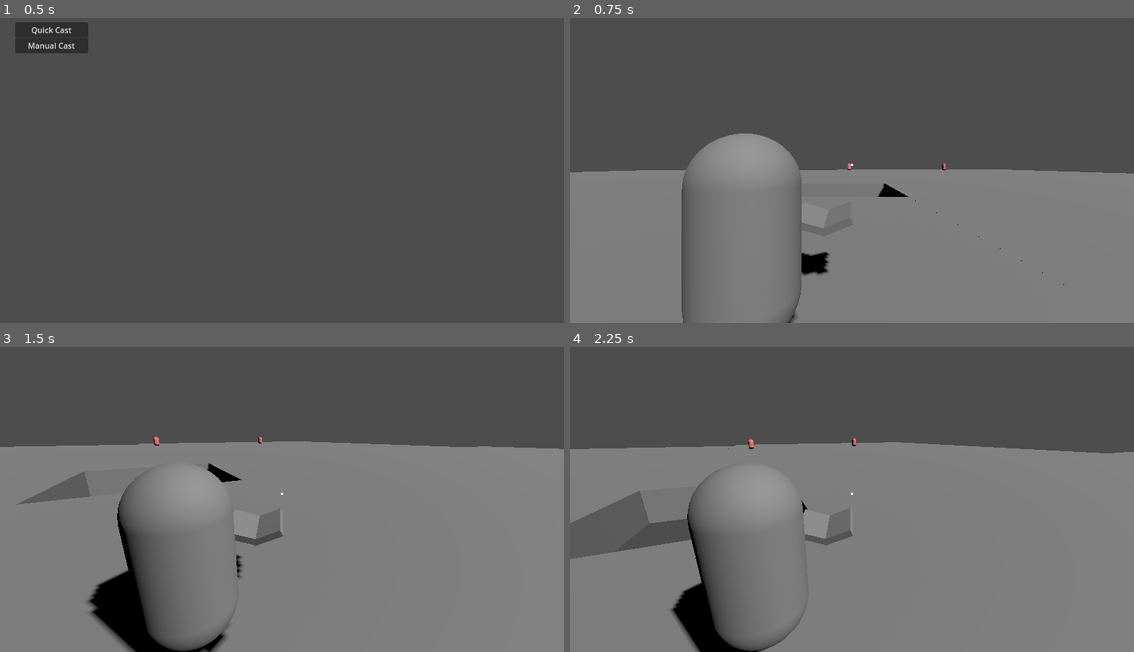
Above: before the commit, frames 1-4 (two rows, left to right).
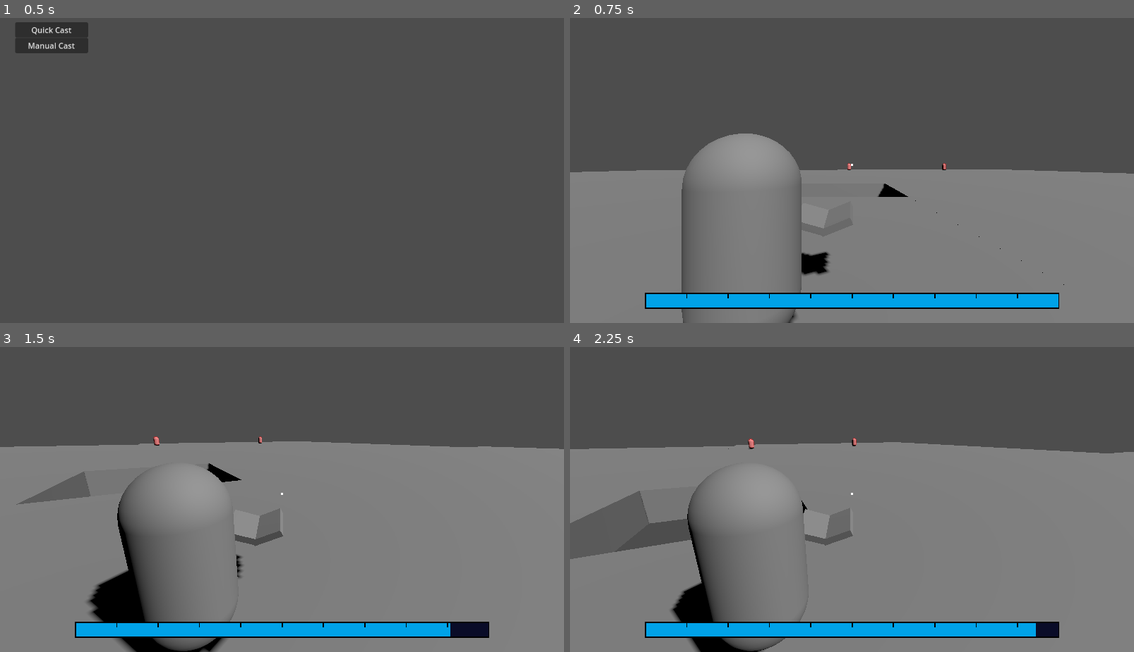
Above: after the commit, the same moments.

Repository: Tuocs/Project-Magic
Game: Godot game, scene res://main_menu.tscn
The game is run twice, just before and just after one commit, with the same random seed, the same clock (stepped at 60 frames per second) and the same inputs.
Inputs (mouse positions are in pixels of both pictures, inside the frame that each line leads up to):
- Up to frame 1 (0.5 s): no input
- Up to frame 2 (0.75 s): click "Quick Cast" at 0.5 s
- Up to frame 3 (1.5 s): tap Enter at 1.25 s; move the mouse to (310, 493) at 1.27 s; hold W (move_forward) from 1.28 s (still down); click (310, 493) at 1.35 s
- Up to frame 4 (2.25 s): keep holding W (move_forward); tap Space (jump) at 1.52 s; move the mouse to (823, 496) at 2.02 s; tap Alt (edit_magic) at 2.1 s

Frame 1 is identical in both runs. In frame 2, 3.9% of the frame differs, in the area x 13-87%, y 90-96%; in frame 3, 3.8%; in frame 4, 3.9%.

Commit message:
mana system

Diff:
--- /dev/null
+++ b/Assets/hp overlay.tres
@@ -0,0 +1,7 @@
+[gd_resource type="AtlasTexture" load_steps=2 format=3 uid="uid://i1fyt51ukosk"]
+
+[ext_resource type="Texture2D" uid="uid://d4elfgdfga3pp" path="res://Assets/hp bars.png" id="1_xqc6r"]
+
+[resource]
+atlas = ExtResource("1_xqc6r")
+region = Rect2(0, 0, 361, 14)
--- /dev/null
+++ b/Assets/mana bg.tres
@@ -0,0 +1,7 @@
+[gd_resource type="AtlasTexture" load_steps=2 format=3 uid="uid://e2x041y5gms7"]
+
+[ext_resource type="Texture2D" uid="uid://d4elfgdfga3pp" path="res://Assets/hp bars.png" id="1_ddpek"]
+
+[resource]
+atlas = ExtResource("1_ddpek")
+region = Rect2(0, 51, 361, 14)
--- /dev/null
+++ b/Assets/mana fill.tres
@@ -0,0 +1,7 @@
+[gd_resource type="AtlasTexture" load_steps=2 format=3 uid="uid://cy8ilhn55tirx"]
+
+[ext_resource type="Texture2D" uid="uid://d4elfgdfga3pp" path="res://Assets/hp bars.png" id="1_6p1vi"]
+
+[resource]
+atlas = ExtResource("1_6p1vi")
+region = Rect2(0, 17, 361, 14)
--- a/Prefabs/manual_cast_player.tscn
+++ b/Prefabs/manual_cast_player.tscn
@@ -24,6 +24,7 @@
 script = ExtResource("1_w1kf8")
 shoot_spot = NodePath("SpringArm3D")
 book_displays = [NodePath("Node3D/Node3D/MeshInstance3D"), NodePath("Node3D/Node3D/MeshInstance3D4"), NodePath("Node3D/Node3D/MeshInstance3D3"), NodePath("Node3D/Node3D/MeshInstance3D2")]
+mana_regen = 0.5
 
 [node name="Cast UI" parent="." instance=ExtResource("2_w1kf8")]
 
--- a/Prefabs/manual_cast_ui.tscn
+++ b/Prefabs/manual_cast_ui.tscn
@@ -1,10 +1,13 @@
-[gd_scene load_steps=4 format=3 uid="uid://cgg8xh2ho75yh"]
+[gd_scene load_steps=7 format=3 uid="uid://cgg8xh2ho75yh"]
 
 [ext_resource type="Script" uid="uid://d0q8md86qvg1e" path="res://Scripts/cast_ui.gd" id="1_i1068"]
 [ext_resource type="Script" uid="uid://b1op4eiawmw4b" path="res://Scripts/crystal.gd" id="2_iglr6"]
 [ext_resource type="Texture2D" uid="uid://dx21sxgwjrmxn" path="res://Assets/tile_0042.png" id="3_llpem"]
-
-[node name="Cast UI" type="Control" node_paths=PackedStringArray("edit_overlay", "crystals")]
+[ext_resource type="Texture2D" uid="uid://i1fyt51ukosk" path="res://Assets/hp overlay.tres" id="4_iglr6"]
+[ext_resource type="Texture2D" uid="uid://e2x041y5gms7" path="res://Assets/mana bg.tres" id="4_usivk"]
+[ext_resource type="Texture2D" uid="uid://cy8ilhn55tirx" path="res://Assets/mana fill.tres" id="6_6b4wp"]
+
+[node name="Cast UI" type="Control" node_paths=PackedStringArray("edit_overlay", "crystals", "mana_bar")]
 layout_mode = 3
 anchors_preset = 15
 anchor_right = 1.0
@@ -15,6 +18,7 @@
 script = ExtResource("1_i1068")
 edit_overlay = NodePath("Edit Overlay")
 crystals = [NodePath("Edit Overlay/Crystal")]
+mana_bar = NodePath("Control/TextureProgressBar")
 
 [node name="ColorRect" type="ColorRect" parent="."]
 layout_mode = 1
@@ -377,49 +381,33 @@
 texture = ExtResource("3_llpem")
 
 [node name="Control" type="Control" parent="."]
-visible = false
-layout_mode = 1
-anchors_preset = 3
-anchor_left = 1.0
+layout_mode = 1
+anchors_preset = 12
 anchor_top = 1.0
 anchor_right = 1.0
 anchor_bottom = 1.0
-offset_left = -40.0
-offset_top = -40.0
-grow_horizontal = 0
+offset_top = -62.0
+grow_horizontal = 2
 grow_vertical = 0
 
-[node name="Button" type="Button" parent="Control"]
-layout_mode = 0
-offset_left = -77.0
-offset_top = -119.0
-offset_right = -39.0
-offset_bottom = -85.0
-mouse_filter = 2
-
-[node name="Button2" type="Button" parent="Control"]
-layout_mode = 0
-offset_left = -77.0
-offset_top = -30.0
-offset_right = -39.0
-offset_bottom = 4.0
-mouse_filter = 2
-
-[node name="Button3" type="Button" parent="Control"]
-layout_mode = 0
-offset_left = -28.0
-offset_top = -77.0
-offset_right = 10.0
-offset_bottom = -43.0
-mouse_filter = 2
-
-[node name="Button4" type="Button" parent="Control"]
-layout_mode = 0
-offset_left = -123.0
-offset_top = -76.0
-offset_right = -85.0
-offset_bottom = -42.0
-mouse_filter = 2
+[node name="TextureProgressBar" type="TextureProgressBar" parent="Control"]
+texture_filter = 1
+layout_mode = 1
+anchors_preset = 5
+anchor_left = 0.5
+anchor_right = 0.5
+offset_left = -180.5
+offset_right = 180.5
+offset_bottom = 14.0
+grow_horizontal = 2
+scale = Vector2(2.345, 2.345)
+pivot_offset = Vector2(180.5, 0)
+max_value = 10.0
+step = 0.01
+value = 5.0
+texture_under = ExtResource("4_usivk")
+texture_over = ExtResource("4_iglr6")
+texture_progress = ExtResource("6_6b4wp")
 
 [connection signal="gui_input" from="." to="." method="_on_gui_input"]
 [connection signal="crystal_charge_signal" from="Edit Overlay/Crystal" to="." method="_spell_crystal_charge"]
--- a/Prefabs/quick_cast_player.tscn
+++ b/Prefabs/quick_cast_player.tscn
@@ -24,6 +24,7 @@
 script = ExtResource("1_4flbx")
 shoot_spot = NodePath("SpringArm3D")
 book_displays = [NodePath("Node3D/Node3D/MeshInstance3D"), NodePath("Node3D/Node3D/MeshInstance3D4"), NodePath("Node3D/Node3D/MeshInstance3D3"), NodePath("Node3D/Node3D/MeshInstance3D2")]
+mana_regen = 0.5
 
 [node name="Cast UI" parent="." instance=ExtResource("2_knrd4")]
 
--- a/Prefabs/quick_cast_ui.tscn
+++ b/Prefabs/quick_cast_ui.tscn
@@ -1,10 +1,13 @@
-[gd_scene load_steps=4 format=3 uid="uid://bslgr05wdgk30"]
+[gd_scene load_steps=7 format=3 uid="uid://bslgr05wdgk30"]
 
 [ext_resource type="Script" uid="uid://d0q8md86qvg1e" path="res://Scripts/cast_ui.gd" id="1_htkfr"]
 [ext_resource type="Script" uid="uid://b1op4eiawmw4b" path="res://Scripts/crystal.gd" id="2_t66uw"]
 [ext_resource type="Texture2D" uid="uid://dx21sxgwjrmxn" path="res://Assets/tile_0042.png" id="3_em2wf"]
-
-[node name="Cast UI" type="Control" node_paths=PackedStringArray("edit_overlay", "crystals", "auto_crystal")]
+[ext_resource type="Texture2D" uid="uid://e2x041y5gms7" path="res://Assets/mana bg.tres" id="4_twfh2"]
+[ext_resource type="Texture2D" uid="uid://i1fyt51ukosk" path="res://Assets/hp overlay.tres" id="5_kplnf"]
+[ext_resource type="Texture2D" uid="uid://cy8ilhn55tirx" path="res://Assets/mana fill.tres" id="6_j5sf4"]
+
+[node name="Cast UI" type="Control" node_paths=PackedStringArray("edit_overlay", "crystals", "auto_crystal", "mana_bar")]
 layout_mode = 3
 anchors_preset = 15
 anchor_right = 1.0
@@ -16,6 +19,7 @@
 edit_overlay = NodePath("Edit Overlay")
 crystals = [NodePath("Edit Overlay/Crystal")]
 auto_crystal = NodePath("Edit Overlay/Crystal")
+mana_bar = NodePath("Control/TextureProgressBar")
 
 [node name="ColorRect" type="ColorRect" parent="."]
 layout_mode = 1
@@ -185,49 +189,33 @@
 texture = ExtResource("3_em2wf")
 
 [node name="Control" type="Control" parent="."]
-visible = false
-layout_mode = 1
-anchors_preset = 3
-anchor_left = 1.0
+layout_mode = 1
+anchors_preset = 12
 anchor_top = 1.0
 anchor_right = 1.0
 anchor_bottom = 1.0
-offset_left = -40.0
-offset_top = -40.0
-grow_horizontal = 0
+offset_top = -62.0
+grow_horizontal = 2
 grow_vertical = 0
 
-[node name="Button" type="Button" parent="Control"]
-layout_mode = 0
-offset_left = -77.0
-offset_top = -119.0
-offset_right = -39.0
-offset_bottom = -85.0
-mouse_filter = 2
-
-[node name="Button2" type="Button" parent="Control"]
-layout_mode = 0
-offset_left = -77.0
-offset_top = -30.0
-offset_right = -39.0
-offset_bottom = 4.0
-mouse_filter = 2
-
-[node name="Button3" type="Button" parent="Control"]
-layout_mode = 0
-offset_left = -28.0
-offset_top = -77.0
-offset_right = 10.0
-offset_bottom = -43.0
-mouse_filter = 2
-
-[node name="Button4" type="Button" parent="Control"]
-layout_mode = 0
-offset_left = -123.0
-offset_top = -76.0
-offset_right = -85.0
-offset_bottom = -42.0
-mouse_filter = 2
+[node name="TextureProgressBar" type="TextureProgressBar" parent="Control"]
+texture_filter = 1
+layout_mode = 1
+anchors_preset = 5
+anchor_left = 0.5
+anchor_right = 0.5
+offset_left = -180.5
+offset_right = 180.5
+offset_bottom = 14.0
+grow_horizontal = 2
+scale = Vector2(2.345, 2.345)
+pivot_offset = Vector2(180.5, 0)
+max_value = 10.0
+step = 0.01
+value = 5.0
+texture_under = ExtResource("4_twfh2")
+texture_over = ExtResource("5_kplnf")
+texture_progress = ExtResource("6_j5sf4")
 
 [connection signal="gui_input" from="." to="." method="_on_gui_input"]
 [connection signal="crystal_charge_signal" from="Edit Overlay/Crystal" to="." method="_imbuement_crystal_charge"]
--- a/Scripts/cast_ui.gd
+++ b/Scripts/cast_ui.gd
@@ -7,6 +7,7 @@
 var stored_imbue_type: int = -1
 var stored_spell_type: int = -1
 @export var auto_crystal: Control
+@export var mana_bar: TextureProgressBar
 
 # Called when the node enters the scene tree for the first time.
 func _ready() -> void:
@@ -40,7 +41,10 @@
 	stored_spell_type = type
 
 func _finilize_spell():
+	player.spell_cost = 0
 	if stored_spell_type != -1:
+		player.spell_cost += 1
 		player.prepare_spell(stored_spell_type)
 	if stored_imbue_type != -1:
+		player.spell_cost += 1
 		player.imbue(stored_imbue_type)
--- a/Scripts/manual_cast_player.gd
+++ b/Scripts/manual_cast_player.gd
@@ -13,12 +13,15 @@
 @export var book_displays: Array[Node3D]
 var imbuements: Array[element_type] = [element_type.NONE, element_type.RED, element_type.RED, element_type.RED, element_type.RED]
 var ray_length: float = 1000.0 # Maximum distance of the raycast
+var spell_cost: int = 1
 
 func _ready():
 	super()
 	main_ui = $"Cast UI"
 
 func _process(delta: float) -> void:
+	super(delta)
+	main_ui.mana_bar.value = current_mana
 	#show and hide edit spell UI
 	if Input.is_action_just_pressed("edit_magic"):
 		main_ui.activate()
@@ -28,6 +31,9 @@
 	#actually cast the magic
 	if Input.is_action_just_pressed("magic_cast") && !main_ui.is_active:
 		if current_magic == MagicMode.PROJECTILE: #-----------------------------PROJECTILE
+			if current_mana < spell_cost:
+				return;
+			current_mana -= spell_cost
 			var spwn = projectile_scene.instantiate()
 			add_sibling(spwn)
 			var color = element_colors[imbuements[current_magic]]
@@ -48,6 +54,9 @@
 			var result: Dictionary = space_state.intersect_ray(query)
 
 			if result.has("position"):
+				if current_mana < spell_cost:
+					return;
+				current_mana -= spell_cost
 				var hit_position: Vector3 = result["position"]
 				print("Raycast hit at position: ", hit_position)
 
@@ -74,6 +83,9 @@
 			var result: Dictionary = space_state.intersect_ray(query)
 
 			if result.has("position"):
+				if current_mana < spell_cost:
+					return;
+				current_mana -= spell_cost
 				var hit_position: Vector3 = result["position"]
 				print("Raycast hit at position: ", hit_position)
 
@@ -88,6 +100,9 @@
 			else:
 				print("Raycast did not hit anything.")
 		if current_magic == MagicMode.BLAST:#------------------------------------BLAST
+			if current_mana < spell_cost:
+				return;
+			current_mana -= spell_cost
 			var spwn = blast_scene.instantiate()
 			add_sibling(spwn)
 			var color = element_colors[imbuements[current_magic]]
--- a/Scripts/quick_cast_player.gd
+++ b/Scripts/quick_cast_player.gd
@@ -13,12 +13,15 @@
 @export var book_displays: Array[Node3D]
 var imbuements: Array[element_type] = [element_type.RED, element_type.RED, element_type.RED, element_type.RED]
 var ray_length: float = 1000.0 # Maximum distance of the raycast
+var spell_cost: int = 1
 
 func _ready():
 	super()
 	main_ui = $"Cast UI"
 
 func _process(delta: float) -> void:
+	super(delta)
+	main_ui.mana_bar.value = current_mana
 	#show and hide edit spell UI
 	if Input.is_action_just_pressed("edit_magic"):
 		main_ui.activate()
@@ -46,6 +49,9 @@
 	#actually cast the magic
 	if Input.is_action_just_pressed("magic_cast") && !main_ui.is_active:
 		if current_magic == MagicMode.PROJECTILE: #-----------------------------PROJECTILE
+			if current_mana < spell_cost:
+				return;
+			current_mana -= spell_cost
 			var spwn = projectile_scene.instantiate()
 			add_sibling(spwn)
 			var color = element_colors[imbuements[current_magic]]
@@ -64,6 +70,9 @@
 			var result: Dictionary = space_state.intersect_ray(query)
 
 			if result.has("position"):
+				if current_mana < spell_cost:
+					return;
+				current_mana -= spell_cost
 				var hit_position: Vector3 = result["position"]
 				print("Raycast hit at position: ", hit_position)
 
@@ -88,6 +97,9 @@
 			var result: Dictionary = space_state.intersect_ray(query)
 
 			if result.has("position"):
+				if current_mana < spell_cost:
+					return;
+				current_mana -= spell_cost
 				var hit_position: Vector3 = result["position"]
 				print("Raycast hit at position: ", hit_position)
 
@@ -100,6 +112,9 @@
 			else:
 				print("Raycast did not hit anything.")
 		if current_magic == MagicMode.BLAST:#------------------------------------BLAST
+			if current_mana < spell_cost:
+				return;
+			current_mana -= spell_cost
 			var spwn = blast_scene.instantiate()
 			add_sibling(spwn)
 			var color = element_colors[imbuements[current_magic]]
--- a/Scripts/unit.gd
+++ b/Scripts/unit.gd
@@ -14,11 +14,18 @@
 @export var shield_type: element_type
 var shield_obj: Node3D
 @onready var shield_scene = preload("res://Prefabs/shield.tscn")
+@export var max_mana: float = 10
+var current_mana: float = 5
+@export var mana_regen: float = 1
 
 func _ready() -> void:
 	current_health = total_health
+	current_mana = max_mana
 	if shield_type != element_type.NONE:
 		give_shield(shield_type)
+
+func _process(delta: float) -> void:
+	current_mana = clamp(current_mana + (mana_regen * delta), 0, max_mana)
 
 func _physics_process(delta: float) -> void:
 	# Add the gravity.
Binary file added: Assets/hp bars.png
Not shown, added: Assets/hp bars.png.import
